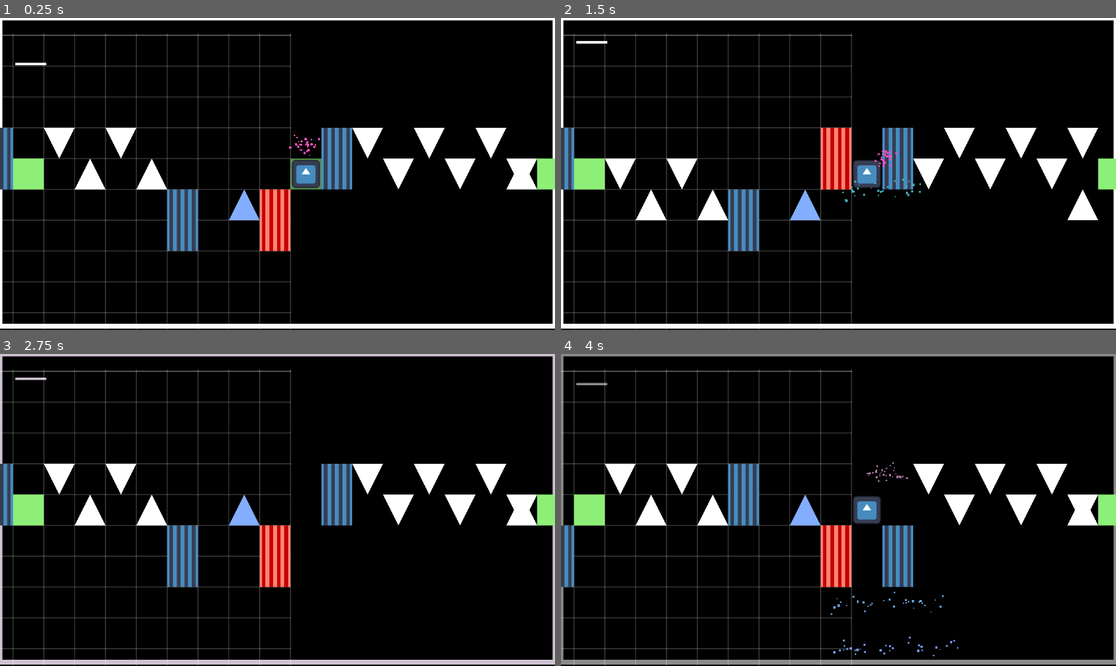
Above: before the commit, frames 1-4 (two rows, left to right).
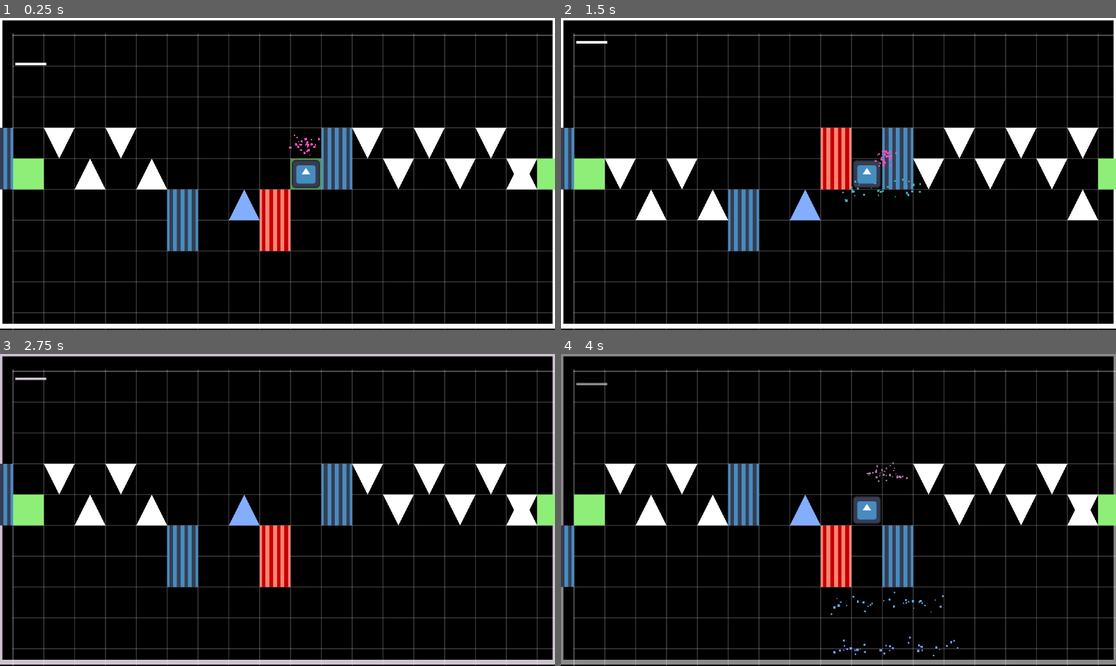
Above: after the commit, the same moments.

Repository: pradoh97/square-jam
Game: Godot game, scene res://levels/test_level.tscn
Two runs of this game, one before a commit and one after it. Both use one fixed random seed, a clock stepped at 60 frames per second and the inputs below. The engine's default icon, where the game draws it, is replaced by a stand-in: a white triangle on a blue panel in a dark square.
Inputs:
- Up to frame 1 (0.25 s): no input
- Up to frame 2 (1.5 s): tap D (move) at 0.6, 1.35 s
- Up to frame 3 (2.75 s): tap D (move) at 2.1 s
- Up to frame 4 (4 s): tap D (move) at 2.85, 3.6 s

The runs differ from the first frame. In frame 1, 2.8% of the frame differs, in the area x 0-100%, y 4-100%; in frame 2, 2.8%; in frame 3, 2.8%; in frame 4, 2.8%.

Commit message:
Fix lines position

Diff:
--- a/helpers/grid.tscn
+++ b/helpers/grid.tscn
@@ -7,9 +7,11 @@
 script = ExtResource("1_613nu")
 
 [node name="HorizontalLine" type="Line2D" parent="."]
+position = Vector2(576, 0)
 points = PackedVector2Array(-576, -324, -576, 324)
 width = 2.0
 
 [node name="VerticalLine" type="Line2D" parent="."]
+position = Vector2(576, 0)
 points = PackedVector2Array(577, -320, -577, -320)
 width = 2.0
